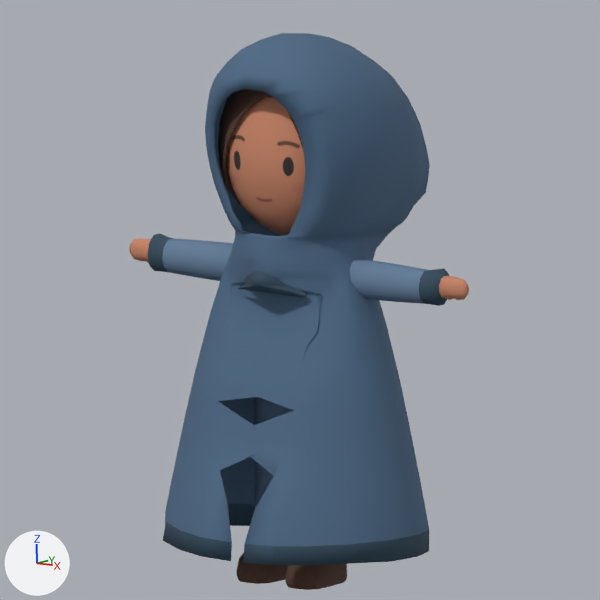
Two versions of the Blender file art_sources/traveller/traveller.blend, one commit apart.
The view is the same before and after, from the file's camera 'ReviewCamera'. The lights are fixed; the arrows at lower left show +X, +Y and +Z. The picture after the commit comes second. Both versions are drawn at full value of the shape key 'CloakOpen' of 'Garment'; the numbers are the values there.

The first picture shows 'Body', 'Boots', 'Garment', 'Hair', 'Head'.
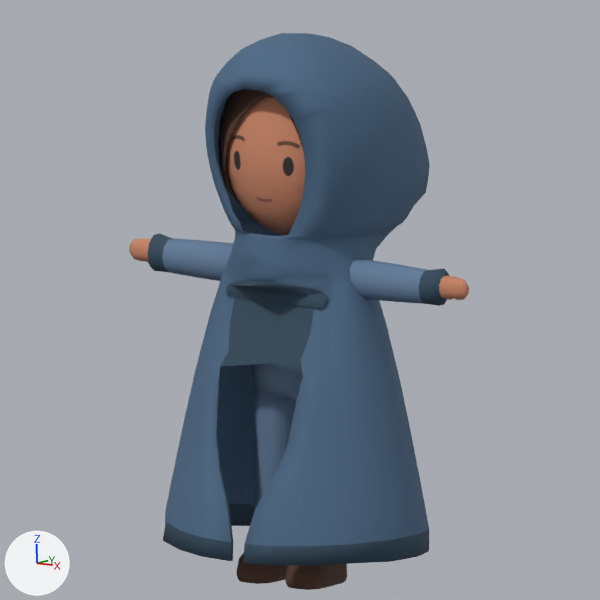
Pixel boxes [x1, y1, x2, y2] of what changed, in the pictures (600 x 600 px; the box of a moved part takes in the faces that stretch with it):
part 1 of me_cloakshell, moved or reshaped: before [202, 271, 308, 440]; after [202, 272, 327, 435]
part 2 of me_cloakshell, surface changed: before [216, 282, 322, 561]; after [216, 286, 314, 561]

Diff of the bpy script that builds the scene:
```diff
--- a/art_sources/traveller/traveller.blend.py
+++ b/art_sources/traveller/traveller.blend.py
@@ me_cloakshell @@
 me_cloakshell.from_pydata(...)  # 1003 vertices, 980 faces; spans x -0.87..0.87, y -0.66..0.76, z 0.18..3.33
 # used by ob_garment; location = (0.0, 0.0, 0.0)
+# me_cloakshell part 1
+# 1 vertex is removed from x -0.28, y -0.45, z 1.12
+# 4 faces are deleted
+# 8 vertices in x -0.21..0.28, y -0.63..-0.36, z 0.31..1.41 move by (0.0, 0.02, 0.0)
+# 3 vertices in x -0.28..0.34, y -0.36..-0.28, z 1.41..1.66 move by (0.01, 0.02, 0.0)
+# 50 vertices move from x -0.34..0.34, y -0.64..-0.24, z 0.2..1.94 to x -0.37..0.37, y -0.63..-0.24, z 0.19..1.88
+# 1 vertex is added at (-0.29, -0.43, 1.12)
+# 4 new faces join them
+# me_cloakshell part 2: 26 kept faces spanning x -0.35..0.35, y -0.65..-0.25, z 0.19..1.88 get new texture (UV) coordinates
 me_cloakshell.materials.append(mat_travellerdrawingbody)
```
